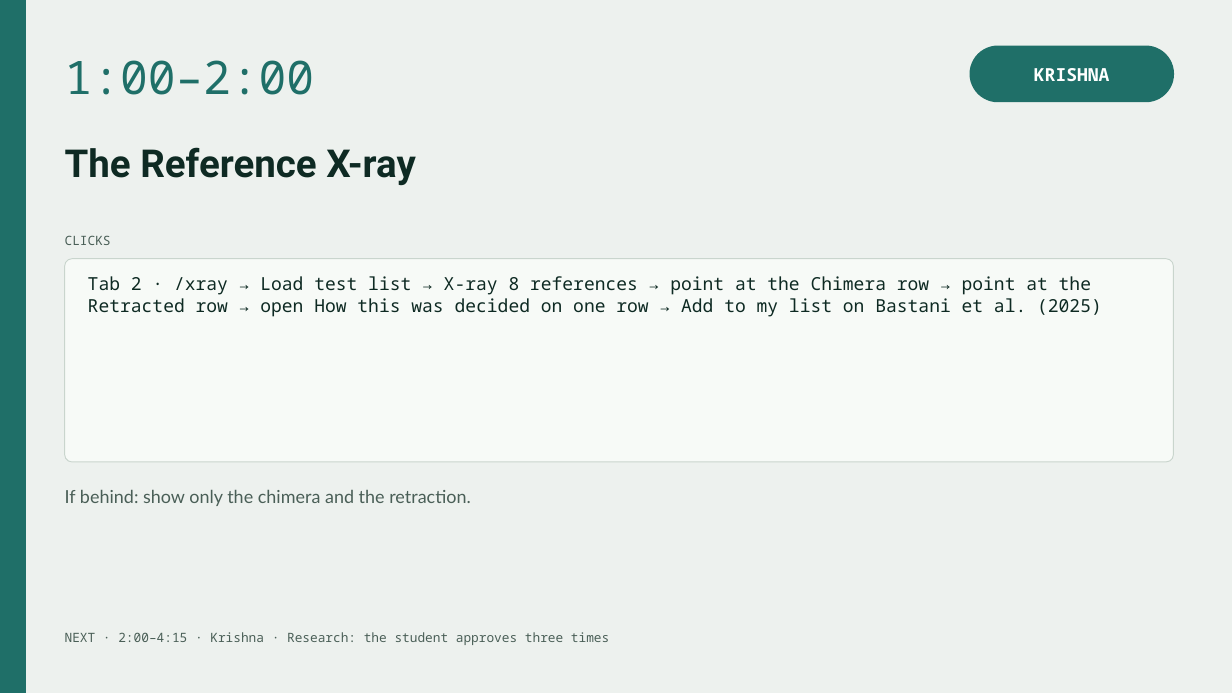
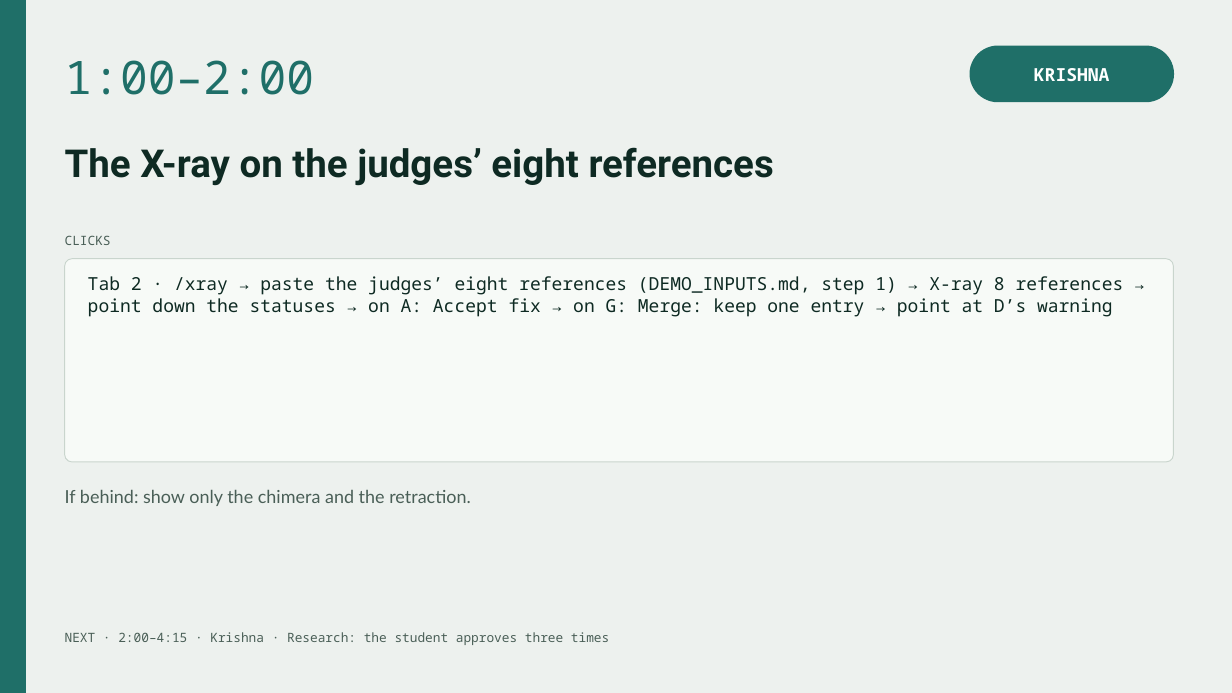
Before and after one commit to krish2105/veracite, a slide deck: slide 4 of submissions/phase2/Team7_Demo_Presenter.pptx. Drawn at 1232x693 pixels with LibreOffice and Linux fonts; fonts in the diff are those of the drawing. Boxes give left, top, right and bottom in pixels: in the first picture for what was removed or moved away, otherwise in the second. Text is boxed around its words. In the diff, an @@ line names an element or a change of style, - is before the commit and + after.

Commit message:
K61: Phase 2 documents: script, demo inputs with the test pack, prompt log for the form

```diff
--- a/submissions/phase2/Team7_Demo_Presenter.pptx
+++ b/submissions/phase2/Team7_Demo_Presenter.pptx
@@ text at (65, 147, 774, 186): text changed @@
-The Reference X-ray
+The X-ray on the judges’ eight references
@@ text at (88, 276, 1124, 317): text changed @@
-Tab 2 · /xray → Load test list → X-ray 8 references → point at the Chimera row → point at the Retracted row → open How this was decided on one row → Add to my list on Bastani et al. (2025)
+Tab 2 · /xray → paste the judges’ eight references (DEMO_INPUTS.md, step 1) → X-ray 8 references → point down the statuses → on A: Accept fix → on G: Merge: keep one entry → point at D’s warning
```
Also in this commit, not shown: 4 other slides changed, 11 other files.
